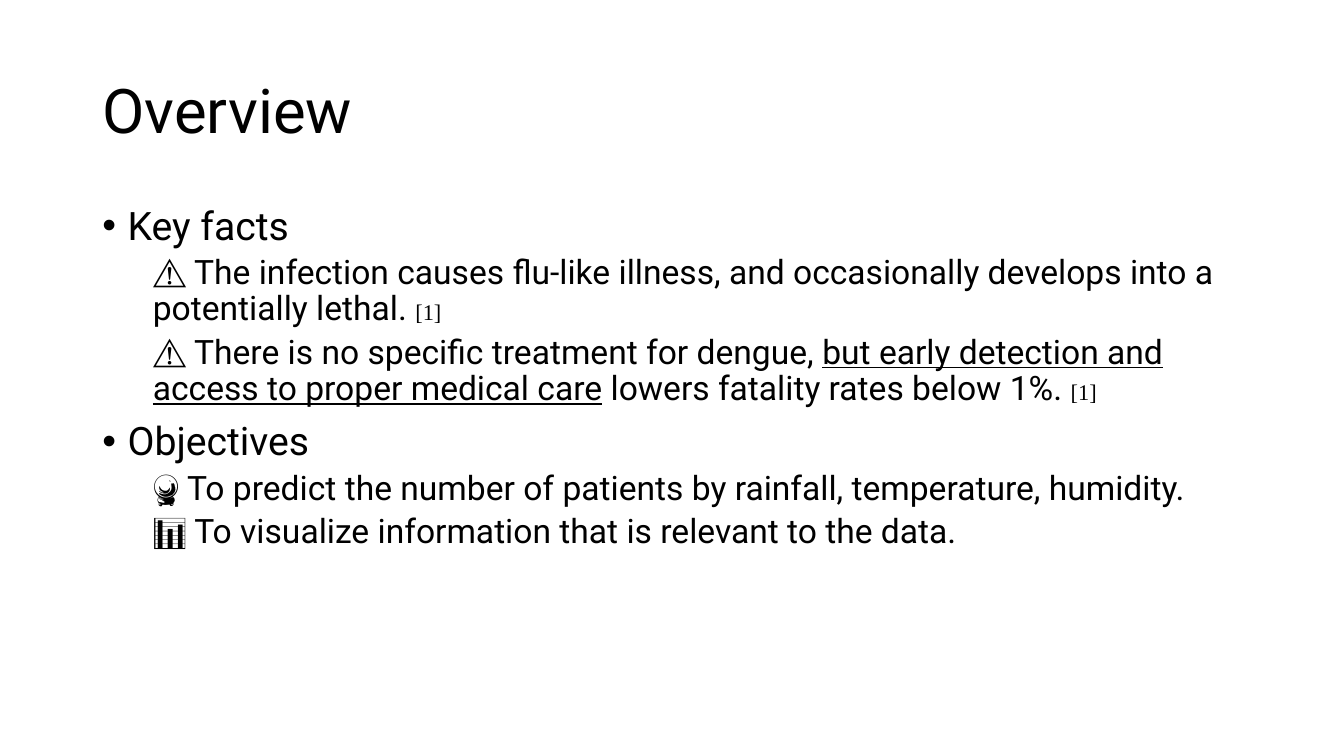
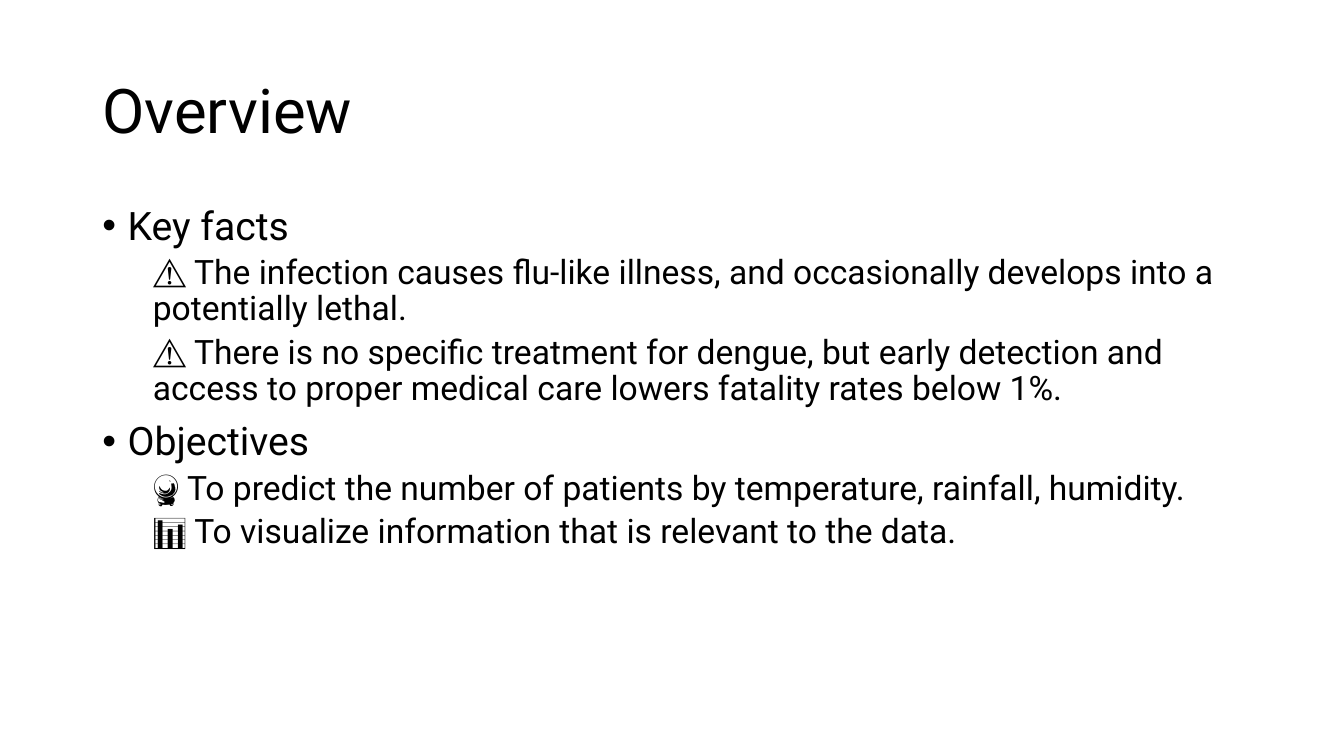
Before and after one commit to Phophism/python_project, a slide deck: slide 2 of Presentation.pptx. Drawn at 1344x756 pixels with LibreOffice and Linux fonts; fonts in the diff are those of the drawing. Boxes give left, top, right and bottom in pixels: in the first picture for what was removed or moved away, otherwise in the second. Text is boxed around its words. In the diff, an @@ line names an element or a change of style, - is before the commit and + after.

Commit message:
Update slide presentation

```diff
--- a/Presentation.pptx
+++ b/Presentation.pptx
@@ text at bbox=[153, 258, 1213, 407]: text changed @@
-  ⚠ The infection causes flu-like illness, and occasionally develops into a potentially lethal. [1]
-  ⚠ There is no specific treatment for dengue, but early detection and access to proper medical care lowers fatality rates below 1%. [1]
+  ⚠ The infection causes flu-like illness, and occasionally develops into a potentially lethal.
+  ⚠ There is no specific treatment for dengue, but early detection and access to proper medical care lowers fatality rates below 1%.
@@ text at bbox=[187, 474, 1185, 507]: text changed @@
-  🔮 To predict the number of patients by rainfall, temperature, humidity.
+  🔮 To predict the number of patients by temperature, rainfall, humidity.
```
Also in this commit, not shown: 10 other slides changed, 3 slides added, 3 slides removed.
